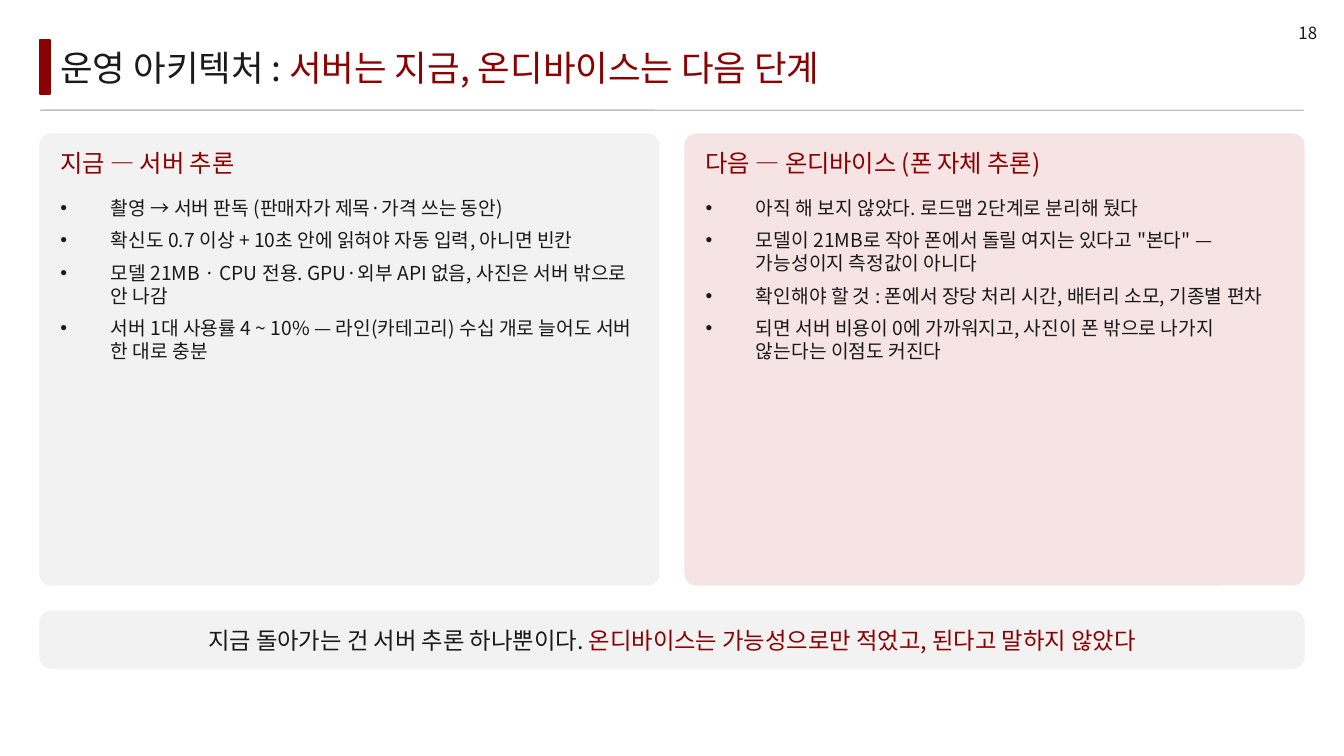
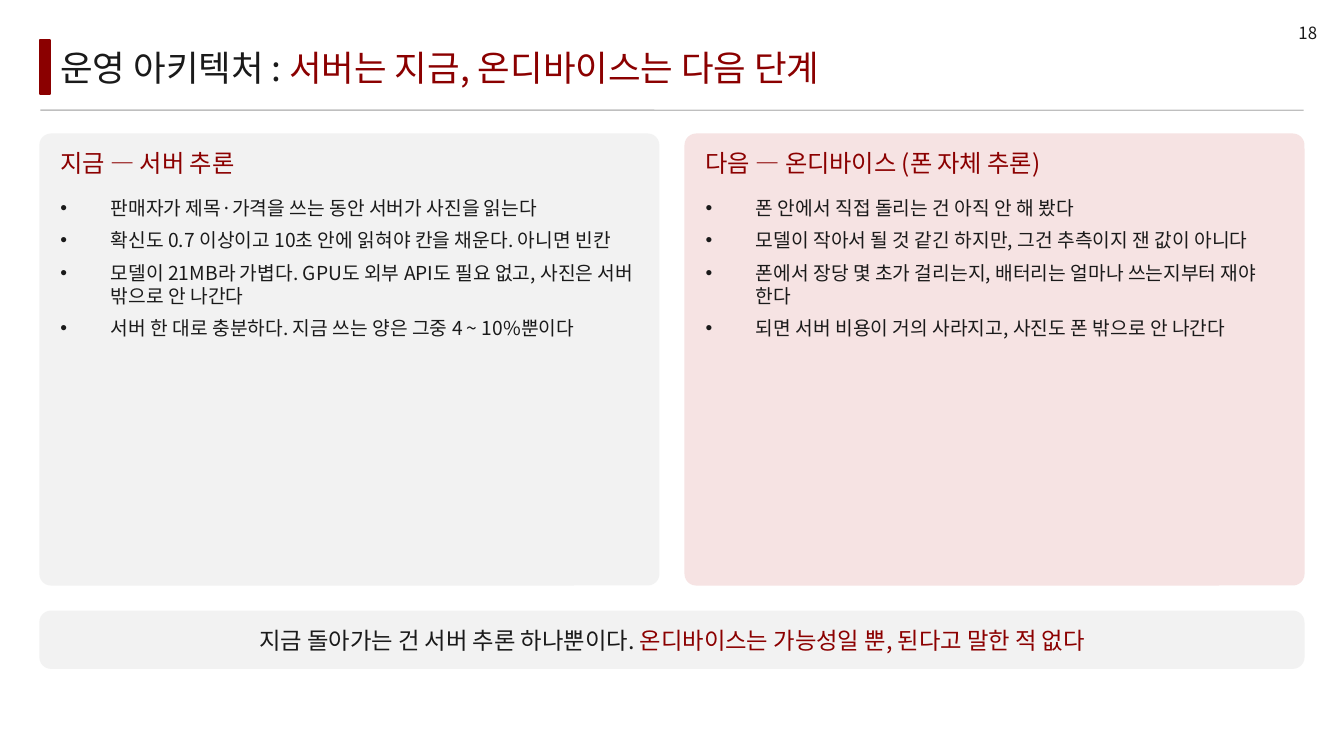
Before and after one commit to LEEbyeongchul/itda3-CODE-subway, a slide deck: slide 18 of 발표/[CODE]_서브웨이_본선발표.pptx. Drawn at 1344x756 pixels with LibreOffice and Linux fonts; fonts in the diff are those of the drawing. Boxes give left, top, right and bottom in pixels: in the first picture for what was removed or moved away, otherwise in the second. Text is boxed around its words. In the diff, an @@ line names an element or a change of style, - is before the commit and + after.

```diff
--- a/발표/[CODE]_서브웨이_본선발표.pptx
+++ b/발표/[CODE]_서브웨이_본선발표.pptx
@@ text at <box>111,199,633,337</box>: text changed @@
-• 촬영 → 서버 판독 (판매자가 제목·가격 쓰는 동안)
-• 확신도 0.7 이상 + 10초 안에 읽혀야 자동 입력, 아니면 빈칸
-• 모델 21MB · CPU 전용. GPU·외부 API 없음, 사진은 서버 밖으로 안 나감
-• 서버 1대 사용률 4 ~ 10% — 라인(카테고리) 수십 개로 늘어도 서버 한 대로 충분
+• 판매자가 제목·가격을 쓰는 동안 서버가 사진을 읽는다
+• 확신도 0.7 이상이고 10초 안에 읽혀야 칸을 채운다. 아니면 빈칸
+• 모델이 21MB라 가볍다. GPU도 외부 API도 필요 없고, 사진은 서버 밖으로 안 나간다
+• 서버 한 대로 충분하다. 지금 쓰는 양은 그중 4 ~ 10%뿐이다
@@ text at <box>756,199,1257,339</box>: text changed @@
-• 아직 해 보지 않았다. 로드맵 2단계로 분리해 뒀다
-• 모델이 21MB로 작아 폰에서 돌릴 여지는 있다고 "본다" — 가능성이지 측정값이 아니다
-• 확인해야 할 것 : 폰에서 장당 처리 시간, 배터리 소모, 기종별 편차
-• 되면 서버 비용이 0에 가까워지고, 사진이 폰 밖으로 나가지 않는다는 이점도 커진다
+• 폰 안에서 직접 돌리는 건 아직 안 해 봤다
+• 모델이 작아서 될 것 같긴 하지만, 그건 추측이지 잰 값이 아니다
+• 폰에서 장당 몇 초가 걸리는지, 배터리는 얼마나 쓰는지부터 재야 한다
+• 되면 서버 비용이 거의 사라지고, 사진도 폰 밖으로 안 나간다
@@ text at <box>259,629,1085,653</box>: text changed @@
-지금 돌아가는 건 서버 추론 하나뿐이다. 온디바이스는 가능성으로만 적었고, 된다고 말하지 않았다
+지금 돌아가는 건 서버 추론 하나뿐이다. 온디바이스는 가능성일 뿐, 된다고 말한 적 없다
```
Also in this commit, not shown: 1 other file.
